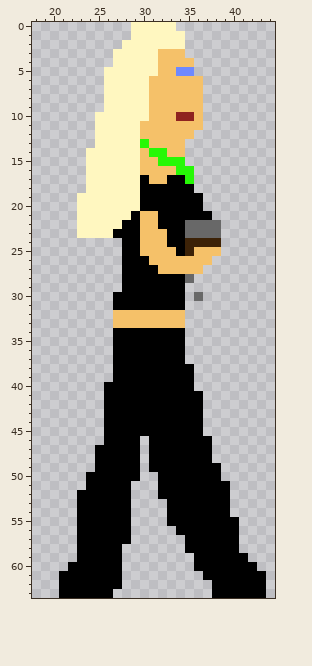
Edited in one commit: pixel-art sprite (data/sprites/player/walk_right_shotgun/2.png). The picture above is the old version.
The file is 64x64 pixels. Shown: x 18..44, y 0..63.
Now the later version:
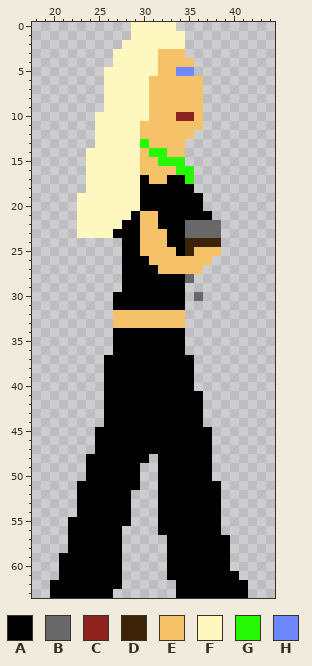
Palette (. is transparent): A #000000  B #686868  C #8f231f  D #3c2207  E #f5c169  F #fff7c0  G #26f806  H #6e89ff
The exact change:
Colour A now appears in row 37 at x 26 and 35; in rows 38 to 39 at x 26; in row 45 at x 25 and 37; in row 46 at x 25 and 30; in row 47 at x 30; in row 48 at x 24 and 30.
Colour A now appears in row 49 at x 24; in row 51 at x 23 and 29; in rows 53 to 54 at x 32; in row 55 at x 22 and 32; in row 56 at x 22 and 32 to 33; in rows 57 to 58 at x 22 and 33 to 34.
Colour A now appears in row 59 at x 21 to 22 and 33 to 35; in row 60 at x 21 and 33 to 35; in row 61 at x 33 to 36; in rows 62 to 63 at x 20 and 34 to 37.
Colour A is removed in row 48 at x 31; in row 49 at x 31 and 38; in row 50 at x 38; in rows 51 to 54 at x 39; in row 55 at x 39 to 40; in row 56 at x 28 and 39 to 40.
Colour A is removed in row 57 at x 28 and 40; in row 58 at x 40; in row 59 at x 40 to 41; in row 60 at x 40 to 42; in row 61 at x 41 to 43; in rows 62 to 63 at x 42 to 43.
